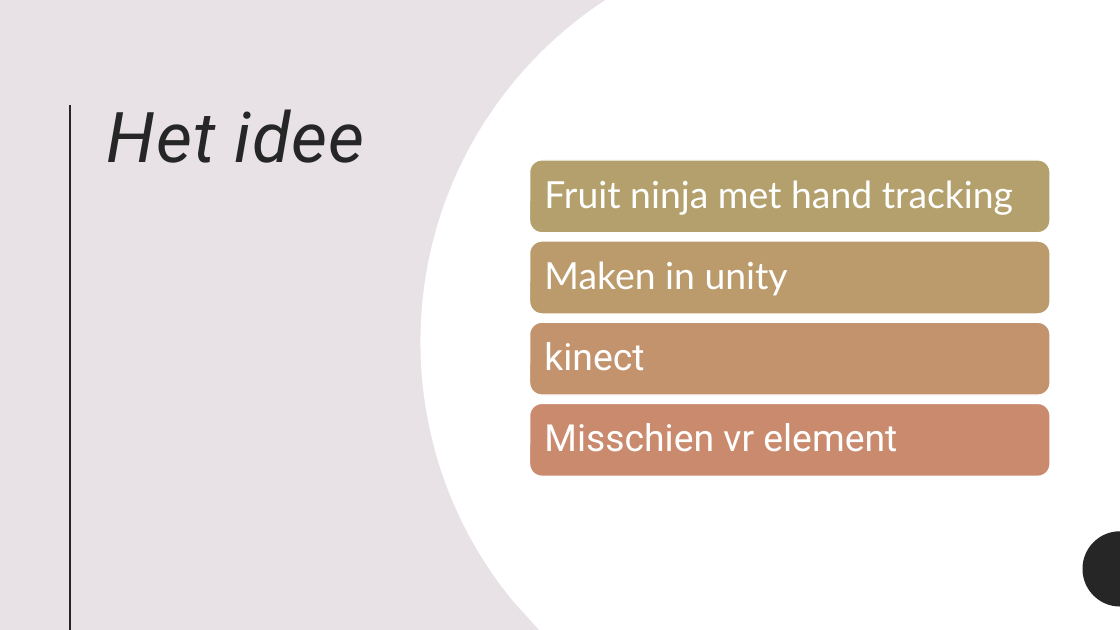
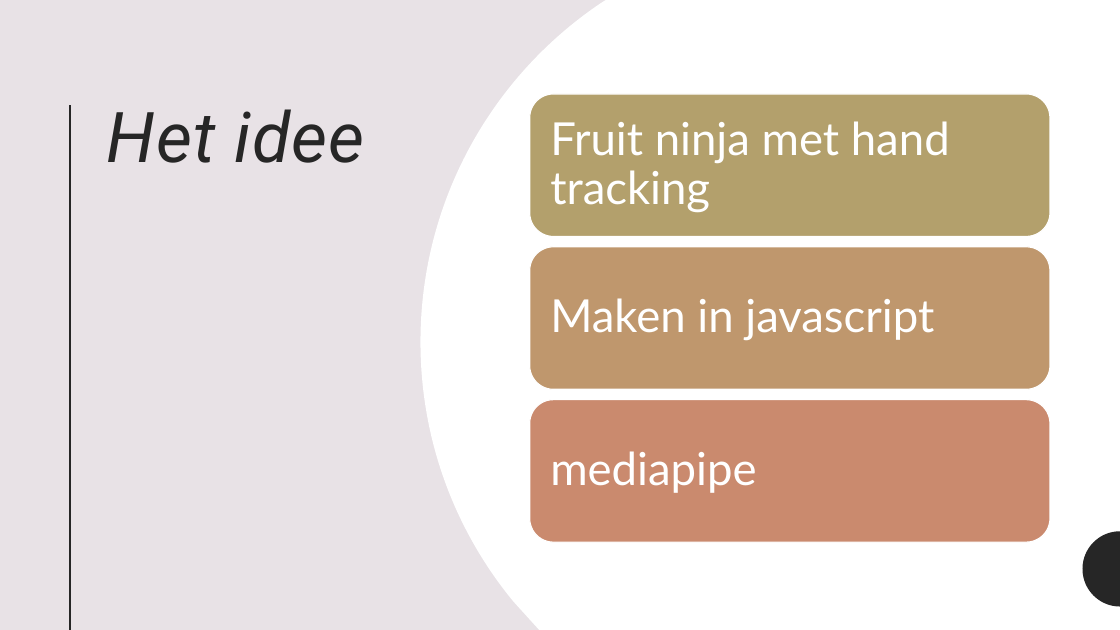
Before and after one commit to schlorp/SpecialIO, a slide deck: slide 3 of Go or No Go presentatie.pptx. Drawn at 1120x630 pixels with LibreOffice and Linux fonts; fonts in the diff are those of the drawing. Boxes give left, top, right and bottom in pixels: in the first picture for what was removed or moved away, otherwise in the second. Text is boxed around its words. In the diff, an @@ line names an element or a change of style, - is before the commit and + after.

```diff
--- a/Go or No Go presentatie.pptx
+++ b/Go or No Go presentatie.pptx
@@ rounded rectangle: place and size @@
-rounded rectangle at [530,160,1050,233]
+rounded rectangle at [530,94,1050,237]
@@ text "Fruit ninja met hand tracking": place and size @@
-text "Fruit ninja met hand tracking" at [544,180,1013,215]
+text "Fruit ninja met hand tracking" at [550,121,950,213]
@@ text "Fruit ninja met hand tracking" at [550,121,950,213]: size 32 to 39 pt; more space between paragraphs @@
@@ rounded rectangle: place and size @@
-rounded rectangle at [530,241,1050,314]
+rounded rectangle at [530,247,1050,390]
@@ rounded rectangle at [530,247,1050,390]: fill #BB9B6C to #BF976D @@
@@ text at [550,298,934,340]: text changed; size 32 to 39 pt @@
-Maken in unity
+Maken in javascript
@@ rounded rectangle removed at [530,323,1050,396] @@
@@ text removed at [544,342,644,371] @@
-kinect
@@ rounded rectangle: place and size @@
-rounded rectangle at [530,403,1050,476]
+rounded rectangle at [530,400,1050,543]
@@ text removed at [544,423,897,452] @@
-Misschien vr element
@@ text added at [550,451,756,493], 39 pt, text #FFFFFF @@
+mediapipe
```
Also in this commit, not shown: 1 other slide changed, 8 other files.
